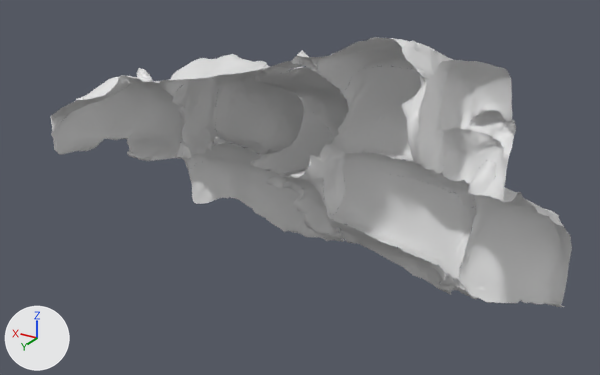
One commit to the FBX model unity-project/Assets/Resources/Desert/Props/DCliff0.fbx: the scene before it, then after it.
The view is the same before and after, from a 50 mm lens placed at (-6.65, 11.4, 7.83), pointed at (0.12, 0.12, 2.19). Lighting does not change. The marker at lower left points along +X, +Y and +Z. The older version comes first. Objects named as collision shapes, trigger or cutter boxes, shadow casters or lower levels of detail are left out. Where no turn or scale is listed for an object, it has been applied to the vertices. Vertices at exactly the same position are counted once.

The first picture shows 'DCliff0_LOD0'.
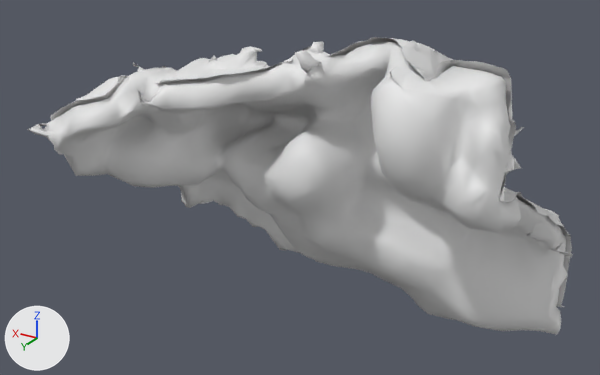
The change in detail:
me_drone_rock_01_5m_002 is used by ob_dcliff0_lod0; location (0.0, 0.0, 0.0).
me_drone_rock_01_5m_002 had 7654 vertices, 11999 faces and spanned x -4.14..4.14, y -2.19..2.2, z 0.0..4.97.
me_drone_rock_01_5m_002 now has 9640 vertices, 15888 faces and spans x -4.26..4.42, y -2.3..2.4, z -0.45..4.97.
me_drone_rock_01_5m_002 part 1: a new loose piece of 1986 vertices spanning x -4.26..4.42, y -2.3..2.4, z -0.45..4.86, in mat_m0 (its picture is missing).

Changed parts and their boxes [x1, y1, x2, y2] in the pictures (600 x 375 px):
'DCliff0_LOD0', reshaped (10% taller)
    before: [51, 37, 572, 307]
    after: [28, 37, 573, 335]
part 1 of me_drone_rock_01_5m_002, added
    after: [28, 41, 573, 335]
